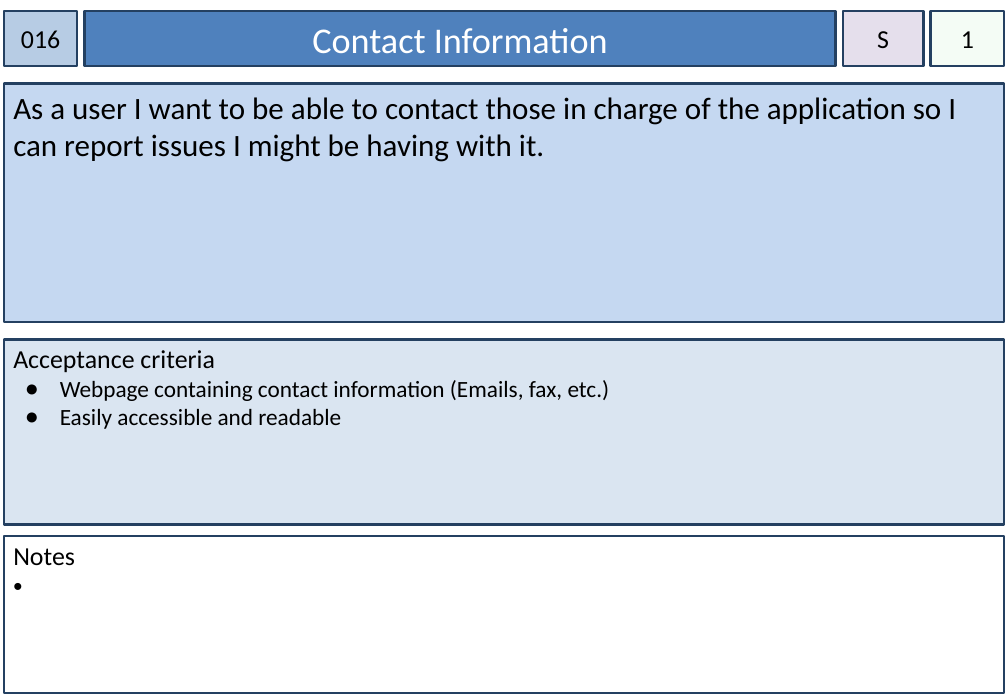
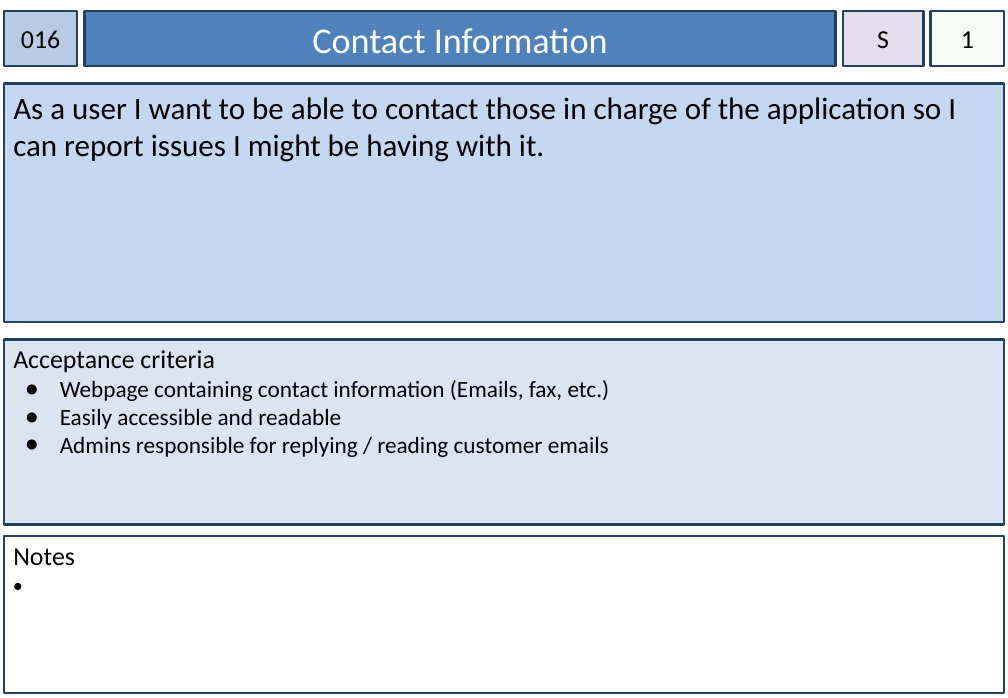
Before and after one commit to rickmccasker/IFB299, a slide deck: slide 18 of Documents/Story Cards.pptx. Drawn at 1008x698 pixels with LibreOffice and Linux fonts; fonts in the diff are those of the drawing. Boxes give left, top, right and bottom in pixels: in the first picture for what was removed or moved away, otherwise in the second. Text is boxed around its words. In the diff, an @@ line names an element or a change of style, - is before the commit and + after.

```diff
--- a/Documents/Story Cards.pptx
+++ b/Documents/Story Cards.pptx
@@ text in rectangle at box(60, 437, 609, 457): paragraph added @@
+● Admins responsible for replying / reading customer emails
```
Also in this commit, not shown: 15 other slides changed, 1 slide added, 22 other files.
